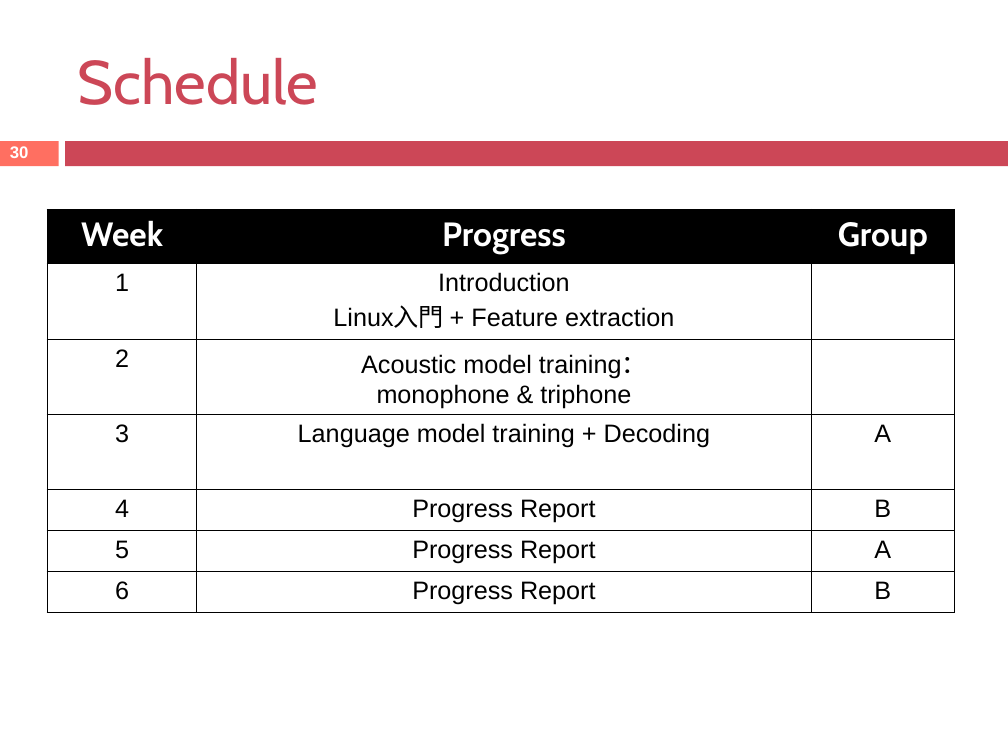
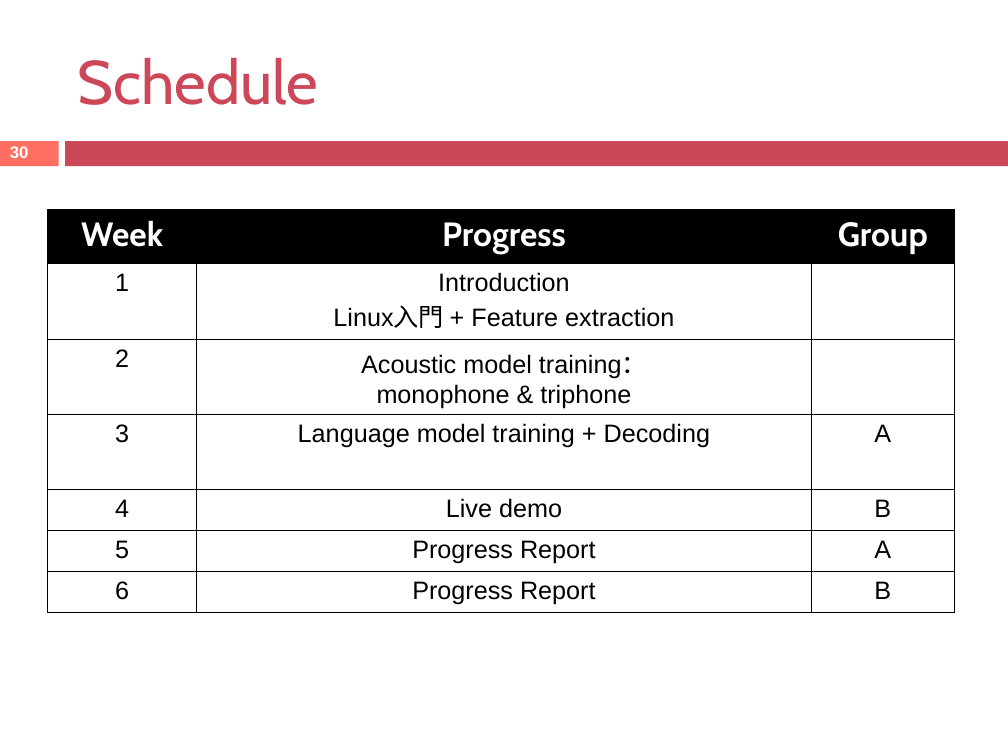
Before and after one commit to yangchris11/1052-003SP, a slide deck: slide 30 of SpeechProj1.pptx. Drawn at 1008x756 pixels with LibreOffice and Linux fonts; fonts in the diff are those of the drawing. Boxes give left, top, right and bottom in pixels: in the first picture for what was removed or moved away, otherwise in the second. Text is boxed around its words. In the diff, an @@ line names an element or a change of style, - is before the commit and + after.

```diff
--- a/SpeechProj1.pptx
+++ b/SpeechProj1.pptx
@@ table at box(47, 210, 954, 613) @@
-row 5, column 2: Progress Report
+row 5, column 2: Live demo
```
Also in this commit, not shown: 1 other slide changed, 1 slide removed.
